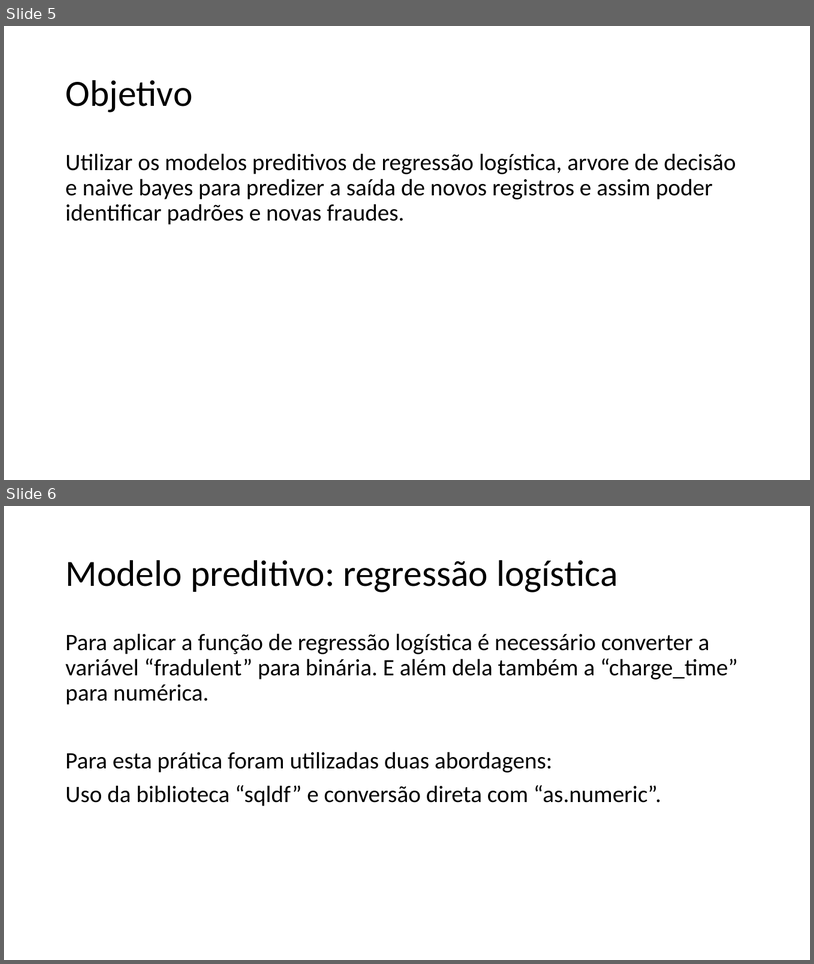
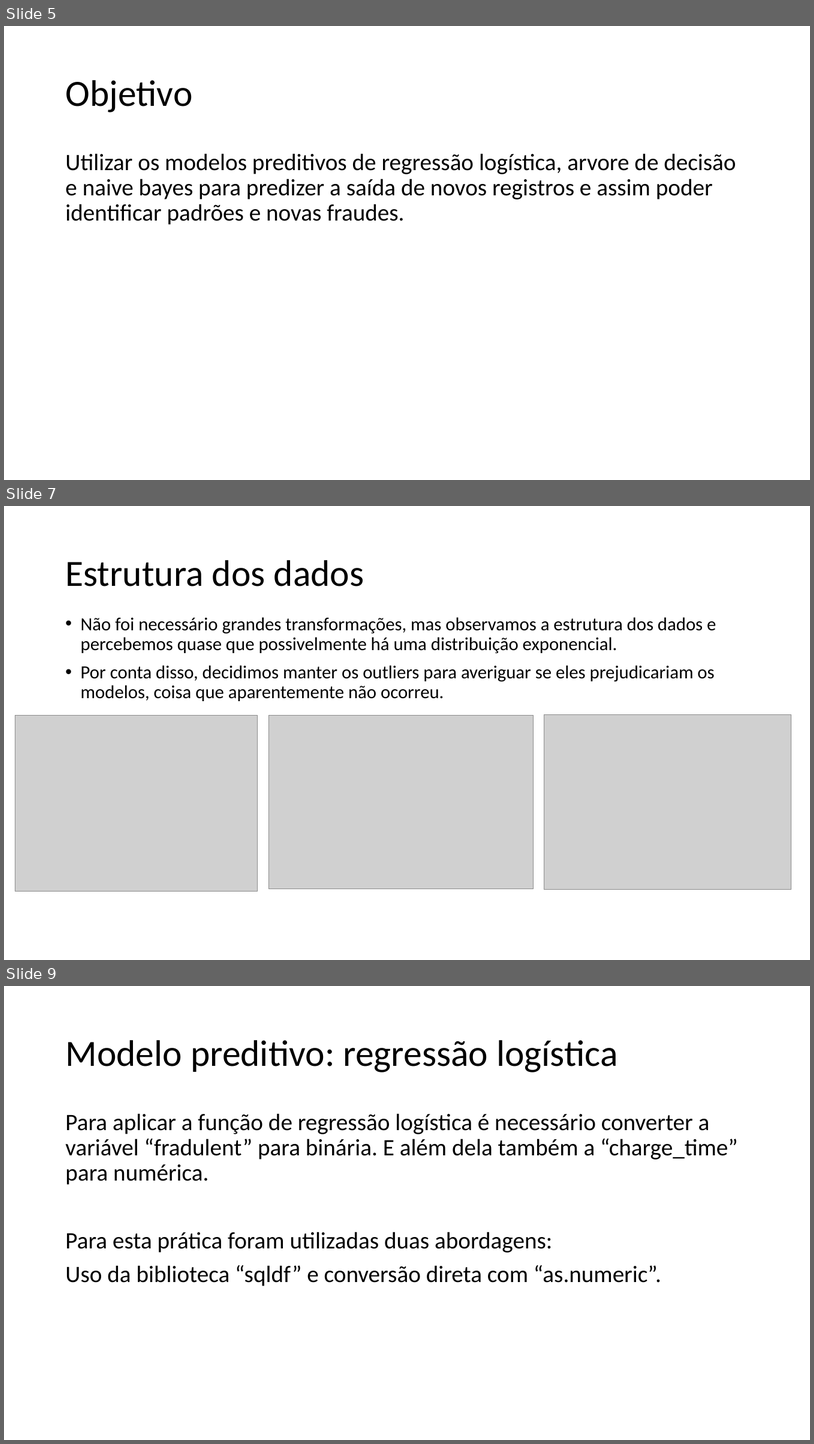
Before and after one commit to padovese/academic-projects, a slide deck: regressao/apresentacao.pptx. Shown one above the other, each under a label of ours: slides 5 and 6 before the commit, slides 5, 7 and 9 after it; the slides between them are not shown. The pictures are 814x964 and 814x1444 pixels, drawn with LibreOffice and Linux fonts; fonts in the diff are those of the drawing; grey boxes stand for pictures. Boxes give left, top, right and bottom in pixels: in the first picture for what was removed or moved away, otherwise in the second. Text is boxed around its words. In the diff, an @@ line names an element or a change of style, - is before the commit and + after.

```diff
--- a/regressao/apresentacao.pptx
+++ b/regressao/apresentacao.pptx
@@ slide 7 added at (4,506,810,960), background #FFFFFF @@
@@ title added at (65,560,365,586), 44 pt, text #000000 @@
+Estrutura dos dados
@@ text added at (81,617,716,701), 22 pt, text #000000 @@
+• Não foi necessário grandes transformações, mas observamos a estrutura dos dados e percebemos quase que possivelmente há uma distribuição exponencial.
+• Por conta disso, decidimos manter os outliers para averiguar se eles prejudicariam os modelos, coisa que aparentemente não ocorreu.
@@ picture added at (15,715,257,891) @@
@@ picture added at (269,715,534,889) @@
@@ picture added at (544,715,791,889) @@
@@ what was slide 6 is now slide 9 @@
```
Also in this commit, not shown: 1 slide changed, 10 other slides added.
